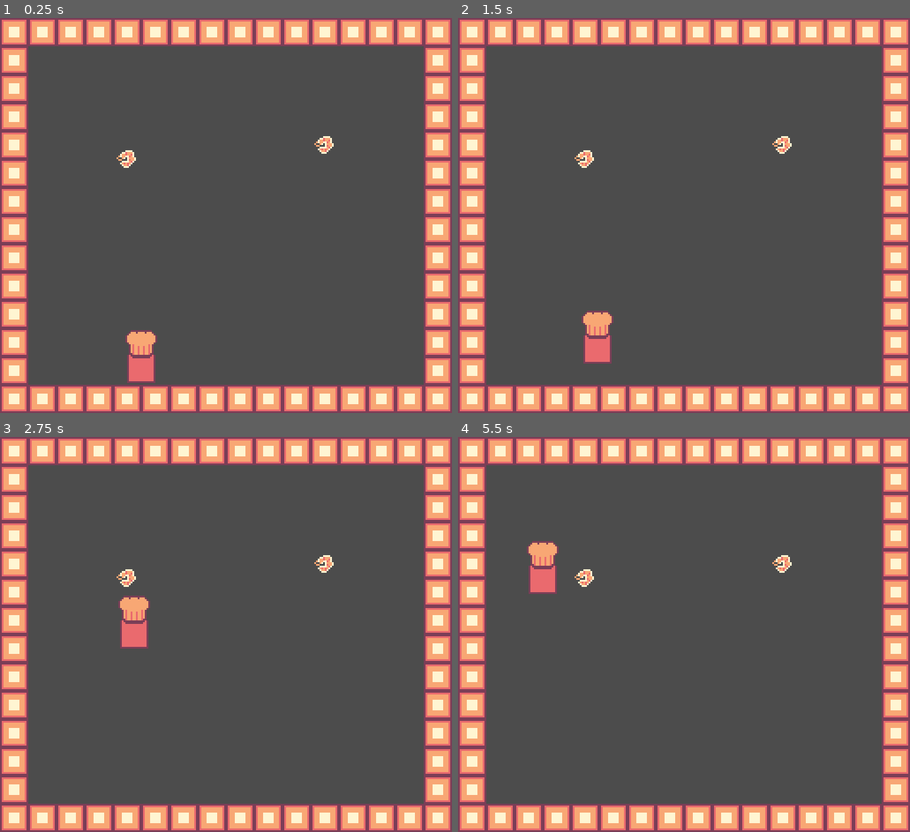
Above: before the commit, frames 1-4 (two rows, left to right).
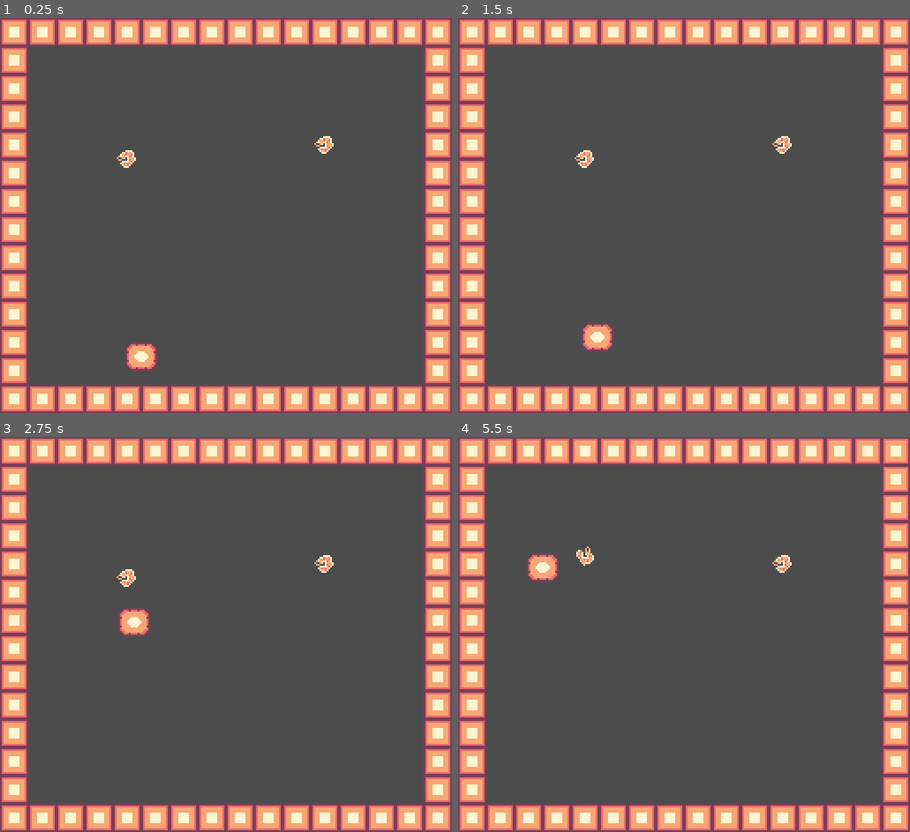
Above: after the commit, the same moments.

Repository: EdBarrancos/Foot-Cuisine
Game: Godot game, scene res://Prototype/Scenes/Protype.tscn
Same seed, same stepped clock (60 frames per second), same inputs: the game is played once before the commit and once after it.
Inputs (mouse positions are in pixels of both pictures, inside the frame that each line leads up to):
- Up to frame 1 (0.25 s): no input
- Up to frame 2 (1.5 s): tap Enter at 0.5 s; move the mouse to (783, 195) at 0.52 s; hold Right mouse button (MOVE_NEXT) 0.53-1.28 s; tap Space at 1.25 s; move the mouse to (593, 235) at 1.27 s; right-click (593, 235) at 1.35 s
- Up to frame 3 (2.75 s): move the mouse to (271, 547) at 2.02 s; hold Right mouse button (MOVE_NEXT) from 2.03 s (still down)
- Up to frame 4 (5.5 s): move the mouse to (661, 713) at 2.77 s; release Right mouse button (MOVE_NEXT) at 2.78 s; right-click (661, 713) at 2.85 s; move the mouse to (819, 693) at 3.52 s; hold Right mouse button (MOVE_NEXT) 3.53-4.28 s; move the mouse to (548, 575) at 4.27 s; right-click (548, 575) at 4.35 s; move the mouse to (706, 634) at 5.02 s; hold Right mouse button (MOVE_NEXT) from 5.03 s (still down)

The runs differ from the first frame. In frame 1, 0.8% of the frame differs, in the area x 27-35%, y 79-93%; in frame 2, 0.8%; in frame 3, 0.8%; in frame 4, 1.0%, in the area x 15-31%, y 26-40%.

Commit message:
Update Player Sprite

Diff:
--- a/GodotProject/Prototype/Scenes/Player/Player.tscn
+++ b/GodotProject/Prototype/Scenes/Player/Player.tscn
@@ -1,13 +1,13 @@
 [gd_scene load_steps=6 format=2]
 
-[ext_resource path="res://Prototype/VisualAssets/Player/PlayerPrototype.png" type="Texture" id=1]
+[ext_resource path="res://Prototype/VisualAssets/Player/PlayerPrototypeTopDown.png" type="Texture" id=1]
 [ext_resource path="res://Prototype/Scripts/Player/Kitchen_Movement.gd" type="Script" id=2]
 [ext_resource path="res://Prototype/Scripts/Player/Player.gd" type="Script" id=3]
 
 [sub_resource type="PhysicsMaterial" id=2]
 bounce = 0.6
 
-[sub_resource type="CircleShape2D" id=1]
+[sub_resource type="CircleShape2D" id=3]
 radius = 8.0
 
 [node name="Player" type="RigidBody2D"]
@@ -29,8 +29,8 @@
 }
 
 [node name="CollisionShape" type="CollisionShape2D" parent="."]
-position = Vector2( 0, 8 )
-shape = SubResource( 1 )
+rotation = 1.56032
+shape = SubResource( 3 )
 __meta__ = {
 "_edit_lock_": true
 }
Binary file added: GodotProject/Prototype/VisualAssets/Player/PlayerPrototypeTopDown.png
Not shown, added: GodotProject/Prototype/VisualAssets/Player/PlayerPrototypeTopDown.png.import
Not shown, changed: Assets/Player/PlayerPrototype.aseprite
